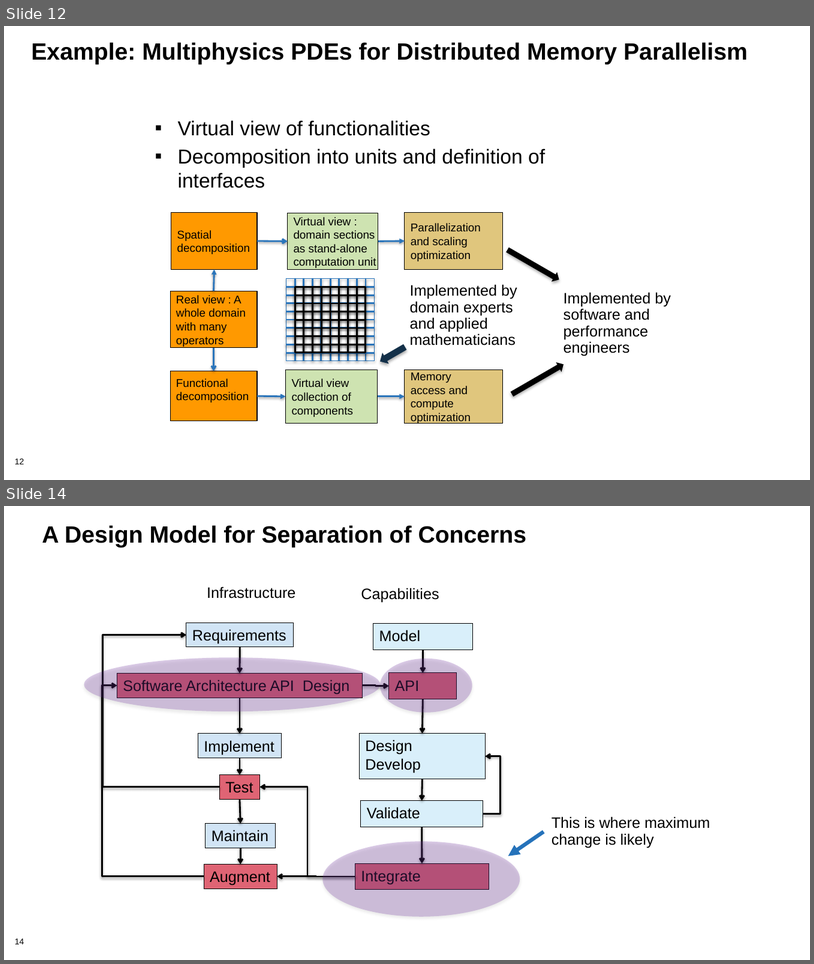
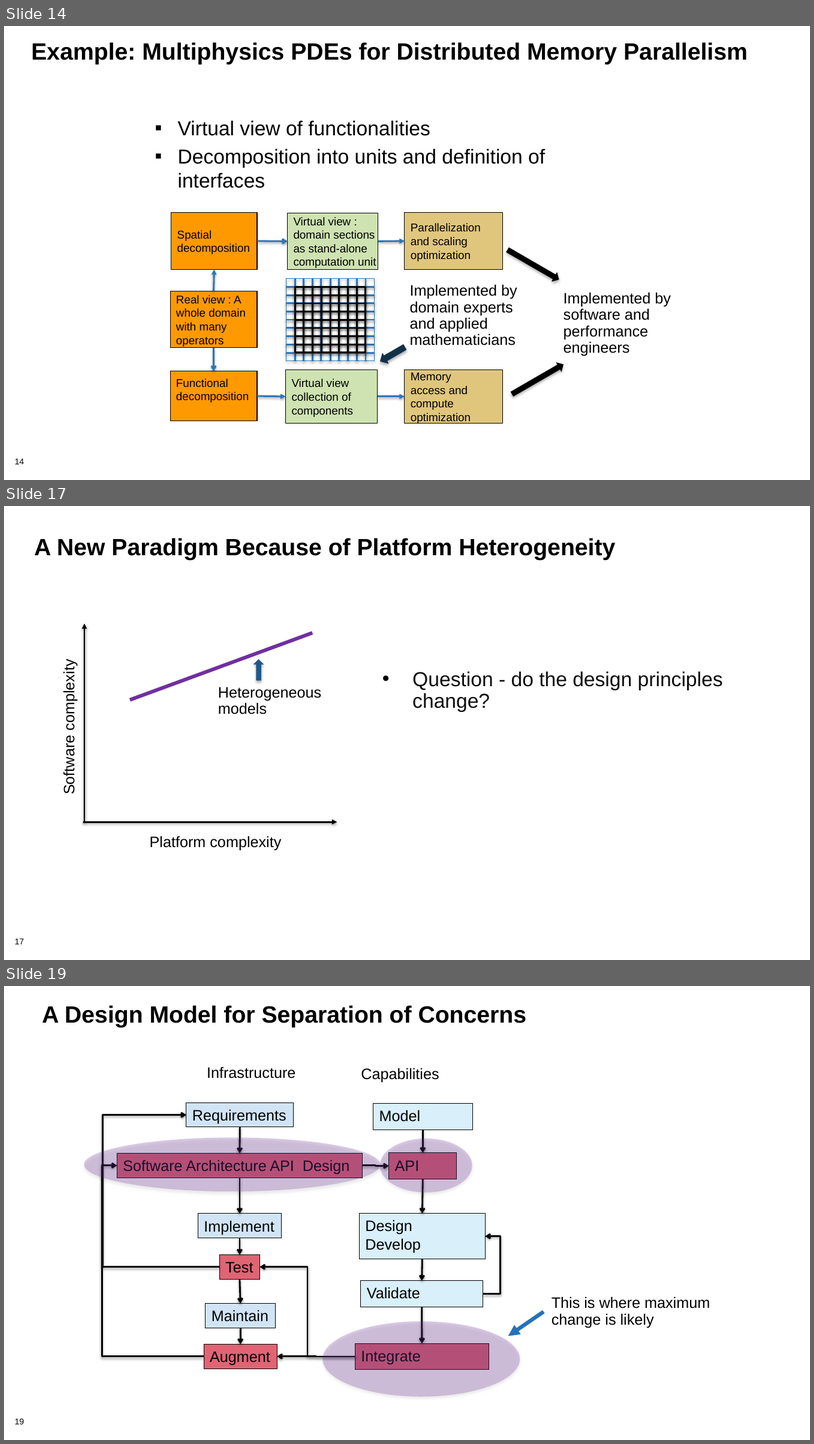
Before and after one commit to bssw-tutorial/presentations, a slide deck: design.pptx. Shown one above the other, each under a label of ours: slides 12 and 14 before the commit, slides 14, 17 and 19 after it; the slides between them are not shown. The pictures are 814x964 and 814x1444 pixels, drawn with LibreOffice and Linux fonts; fonts in the diff are those of the drawing; background and template pictures are left out. Boxes give left, top, right and bottom in pixels: in the first picture for what was removed or moved away, otherwise in the second. Text is boxed around its words. In the diff, an @@ line names an element or a change of style, - is before the commit and + after.

```diff
--- a/design.pptx
+++ b/design.pptx
@@ slide 17 added at [4,506,810,960], background #FFFFFF; not listed: 1 template element that a slide beside it also shows @@
@@ title added at [34,538,615,560], 28 pt, text #000000, bold @@
+A New Paradigm Because of Platform Heterogeneity
@@ group added at [61,624,338,850]: 3 texts, 2 arrows, 1 line, 1 up arrow @@
+Platform complexity
+Software complexity
+Heterogeneous
+models
@@ text added at [413,671,723,712], 24 pt, text #0D0D0D @@
+• Question - do the design principles change?
@@ what was slide 12 is now slide 14 @@
@@ page number at [15,458,24,464]: text changed @@
-12
+14
@@ what was slide 14 is now slide 19 @@
@@ page number at [15,1418,24,1424]: text changed @@
-14
+19
```
Also in this commit, not shown: 5 slides changed, 11 other slides added, 1 other file.
